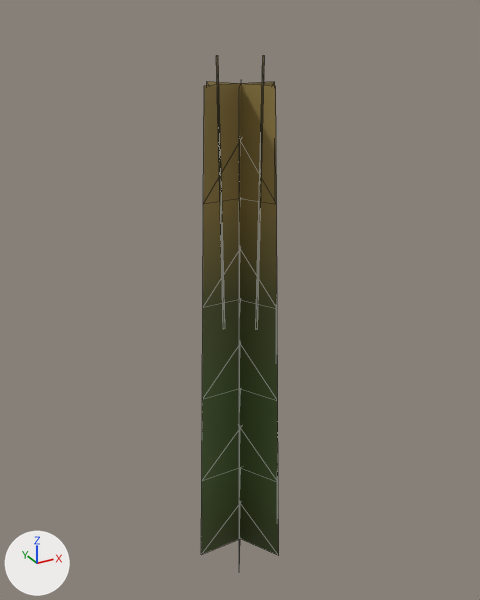
What one commit did to the glTF model models/vegetation/Grass_Bottlebrush.glb.
Before and after are seen from a 50 mm camera at (-0.628, -1.14, 1.229) aimed at (0.01, 0.02, 0.649). The lights are fixed; the arrows at lower left show +X, +Y and +Z. The picture after the commit comes second. Mesh edges are drawn as thin lines. Vertices at exactly the same position are counted once.

Script lines for the objects in view, before the commit:
```python
me_grass_bottlebrush = bpy.data.meshes.new('Grass_Bottlebrush')
me_grass_bottlebrush.from_pydata(...)  # 54 vertices, 54 faces; spans x -0.11..0.11, y -0.095..0.095, z 0.0..1.15
me_grass_bottlebrush.materials.append(mat_grass_bottlebrush_mat)
ob_grass_bottlebrush = bpy.data.objects.new('Grass_Bottlebrush', me_grass_bottlebrush)
ob_grass_bottlebrush.location = (0.0, 0.0, 0.0)
```
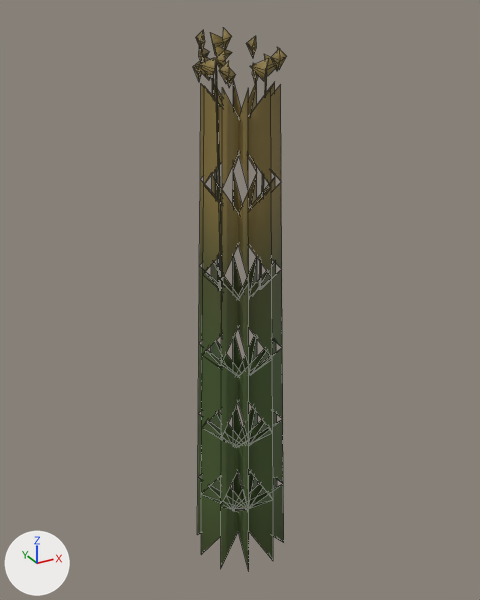
What differs and where, as boxes (x1, y1, x2, y2) in the pictures (480 x 600 px):
'Grass_Bottlebrush', reshaped (20% wider, 6% taller)
    before: (201, 56, 279, 566)
    after: (193, 28, 287, 570)
part 1 of me_grass_bottlebrush, rebuilt (12% narrower)
    before: (207, 81, 279, 556)
    after: (210, 85, 273, 560)
part 2 of me_grass_bottlebrush, rebuilt
    before: (239, 83, 241, 566)
    after: (233, 81, 249, 570)
part 3 of me_grass_bottlebrush, rebuilt
    before: (216, 56, 225, 329)
    after: (215, 62, 223, 291)
part 4 of me_grass_bottlebrush, rebuilt
    before: (256, 56, 265, 329)
    after: (259, 70, 267, 289)
part 5 of me_grass_bottlebrush, reshaped
    before: (201, 82, 275, 554)
    after: (193, 28, 287, 567)

What the commit changed:
me_grass_bottlebrush is used by ob_grass_bottlebrush; location (0.0, 0.0, 0.0).
me_grass_bottlebrush had 54 vertices, 54 faces and spanned x -0.11..0.11, y -0.095..0.095, z 0.0..1.15.
me_grass_bottlebrush now has 283 vertices, 264 faces and spans x -0.11..0.11, y -0.105..0.105, z 0.0..1.197.
me_grass_bottlebrush part 1: the loose piece of 12 vertices spanning x -0.055..0.055, y -0.095..0.095, z 0.0..1.1 is rebuilt with 26 vertices and now spans x -0.034..0.034, y -0.105..0.105, z 0.0..1.1.
me_grass_bottlebrush part 2: the loose piece of 12 vertices spanning x -0.055..0.055, y -0.095..0.095, z 0.0..1.1 is rebuilt with 26 vertices and now spans x -0.034..0.034, y -0.105..0.105, z 0.0..1.1.
me_grass_bottlebrush part 3: the loose piece of 9 vertices spanning x -0.05..-0.037, y -0.001..0.003, z 0.6..1.15 is rebuilt with 9 vertices and now spans x -0.055..-0.042, y -0.007..-0.002, z 0.58..1.14.
me_grass_bottlebrush part 4: the loose piece of 9 vertices spanning x 0.018..0.027, y -0.042..-0.031, z 0.6..1.15 is rebuilt with 9 vertices and now spans x 0.021..0.03, y -0.047..-0.035, z 0.58..1.14.
Part 5, on me_grass_bottlebrush:
8 vertices are removed from x -0.103..0.103, y 0.0, z 0.22..0.88.
10 faces are deleted.
204 vertices are added at x -0.104..0.104, y -0.083..0.065, z 0.0..1.197.
5 new vertices lie (0.002, -0.001, 0.007) away from vertices in x -0.077..0.005, y -0.045..0.011, z 1.115..1.167.
192 new faces join them.
